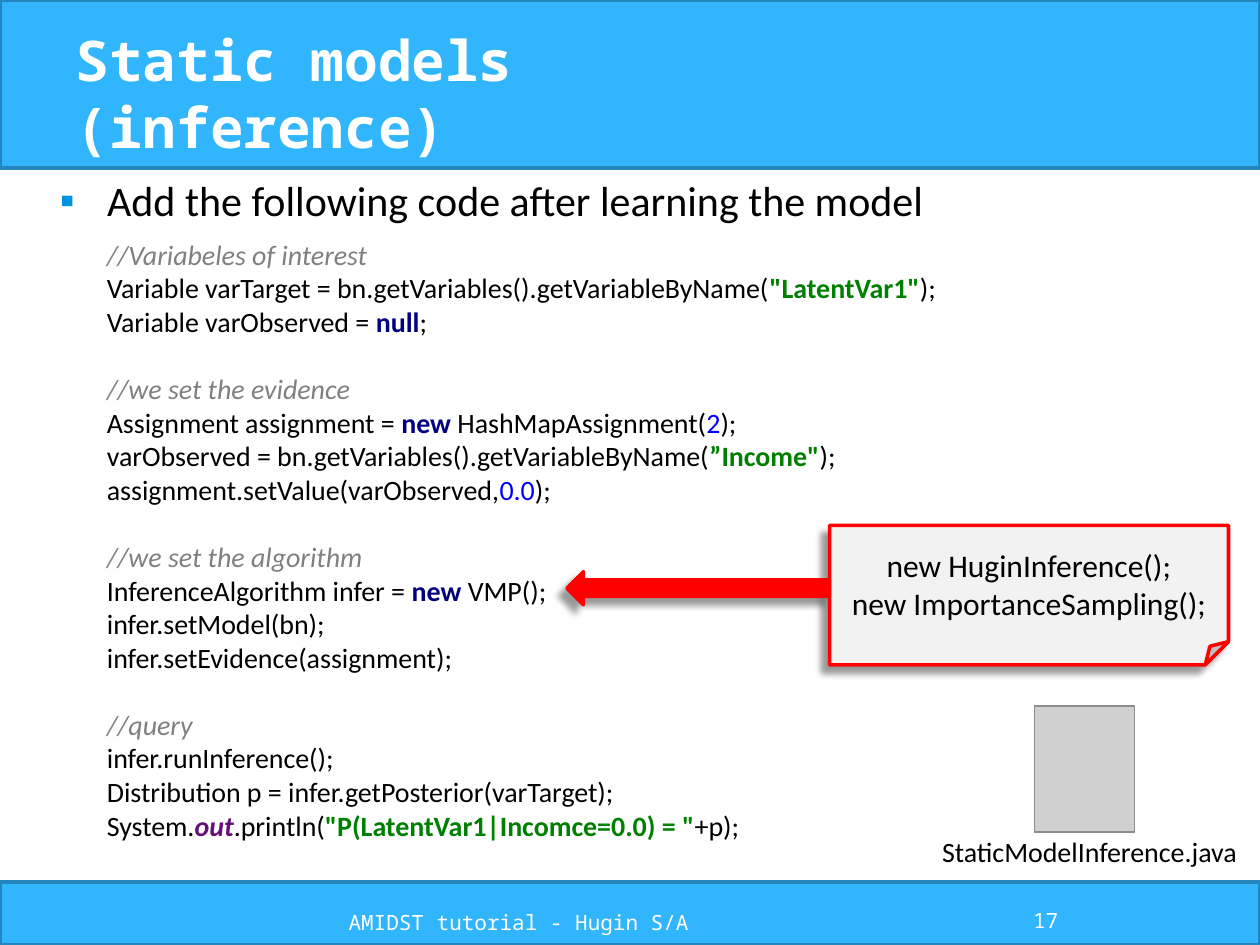
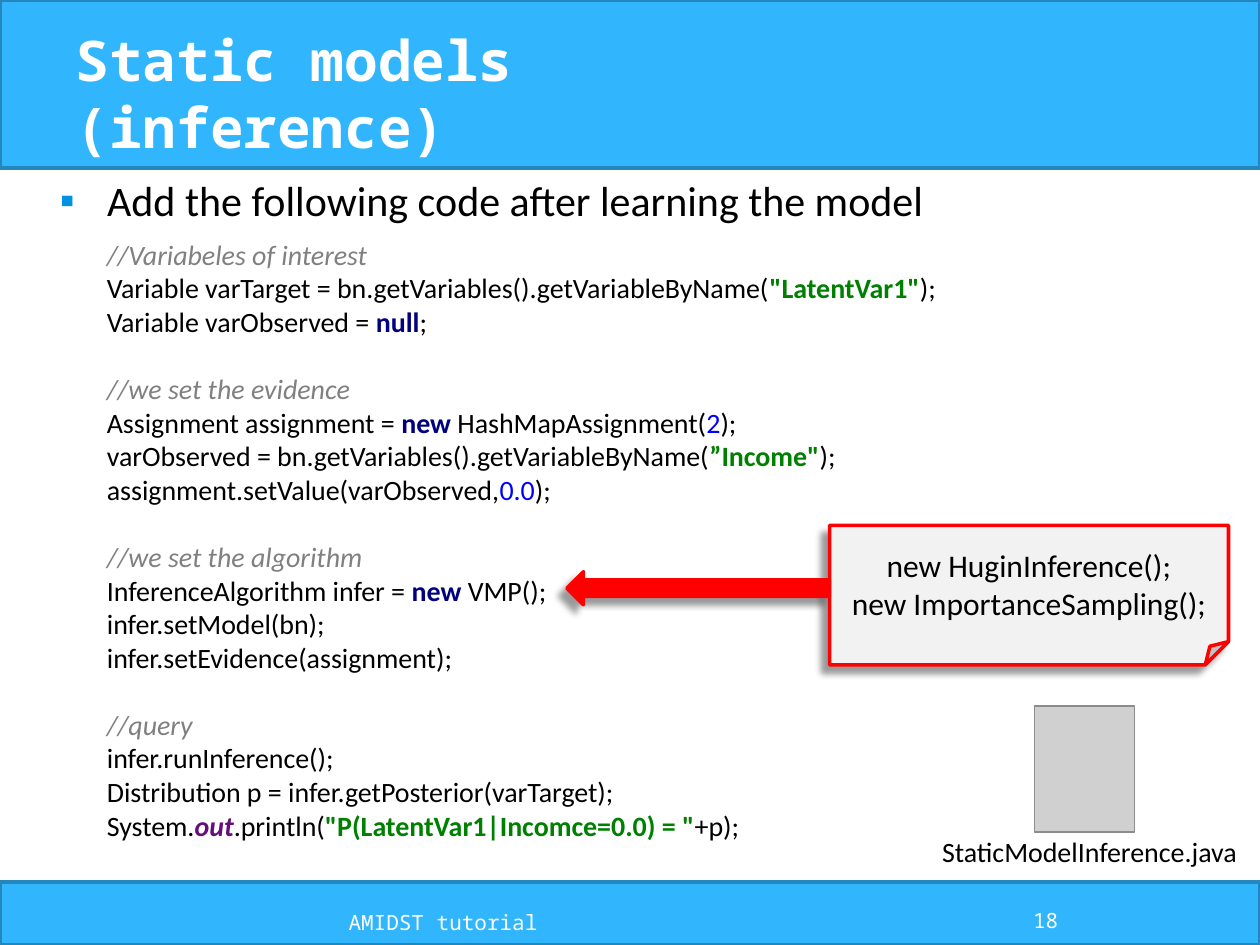
Before and after one commit to amidst/tutorial, a slide deck: slide 18 of doc/slides/AMIDST_slides.pptx (slide 17 before the commit). Drawn at 1260x945 pixels with LibreOffice and Linux fonts; fonts in the diff are those of the drawing; grey boxes stand for pictures; background and template pictures are left out. Boxes give left, top, right and bottom in pixels: in the first picture for what was removed or moved away, otherwise in the second. Text is boxed around its words. In the diff, an @@ line names an element or a change of style, - is before the commit and + after.

```diff
--- a/doc/slides/AMIDST_slides.pptx
+++ b/doc/slides/AMIDST_slides.pptx
@@ text at bbox=[349, 914, 538, 930]: text changed @@
-AMIDST tutorial - Hugin S/A
+AMIDST tutorial
@@ page number at bbox=[1033, 913, 1058, 928]: text changed @@
-17
+18
```
Also in this commit, not shown: 30 other slides changed, 1 slide added, 23 other files.
